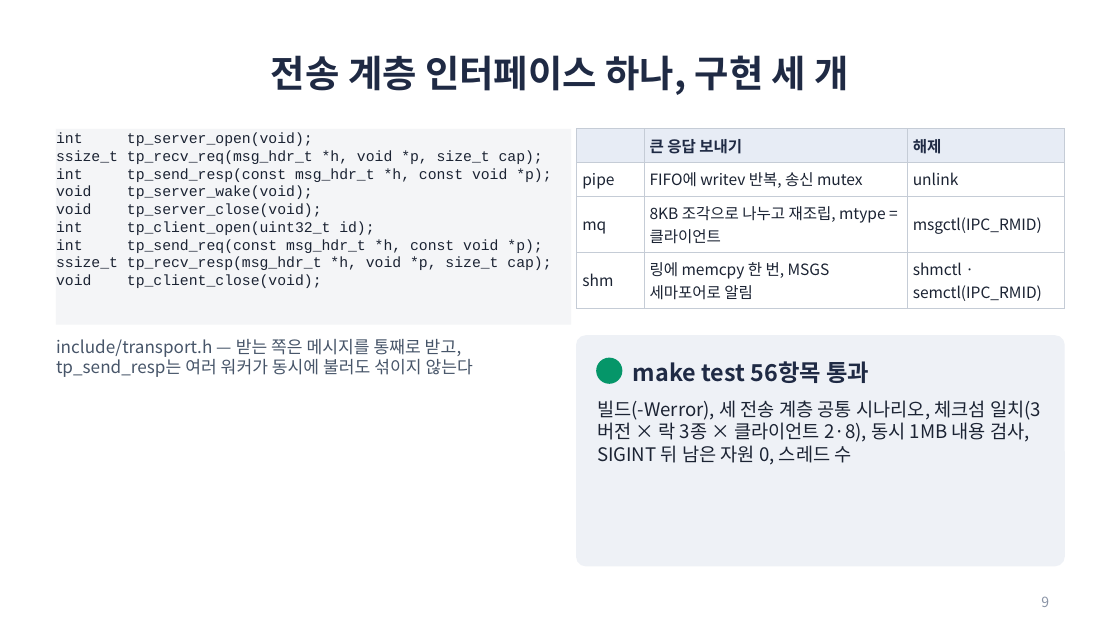
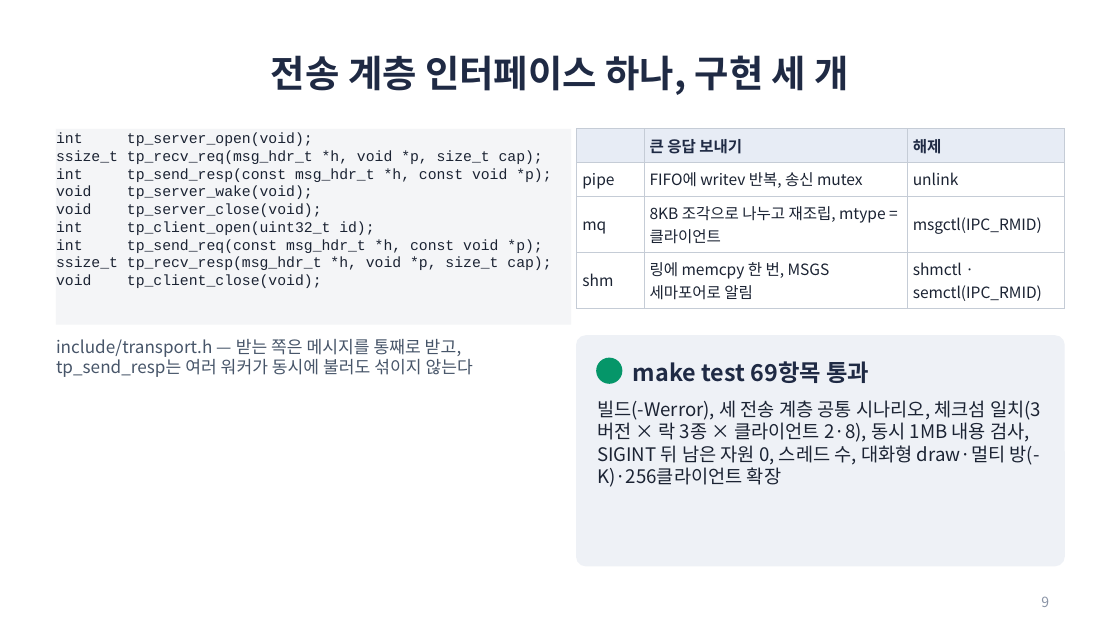
Before and after one commit to unix-ipc-canvas/canvas, a slide deck: slide 9 of docs/submission/presentation.pptx. Drawn at 1120x630 pixels with LibreOffice and Linux fonts; fonts in the diff are those of the drawing. Boxes give left, top, right and bottom in pixels: in the first picture for what was removed or moved away, otherwise in the second. Text is boxed around its words. In the diff, an @@ line names an element or a change of style, - is before the commit and + after.

Commit message:
docs: 요구사항·설계·제출 보고서 및 발표자료 최종 정비
- MAX_CLIENTS=256, HELLO 방 검증·바인딩, N-6 확정 내용을 명세·README·readme.txt에 반영
- 최종보고서 1단계 표(1KB 행·msg/s), 2단계 표 6-2(MB/s·nivcsw·VmRSS), X11·Wayland 출처, 9.2절 AI 대화 기록 수록
- 발표자료(presentation.pptx)와 대본(script.md)의 검증 항목 수·결함 건수 동기화

```diff
--- a/docs/submission/presentation.pptx
+++ b/docs/submission/presentation.pptx
@@ text at (x1=633, y1=361, x2=869, y2=383): text changed @@
-make test 56항목 통과
+make test 69항목 통과
@@ text at (x1=597, y1=400, x2=1041, y2=487): text changed @@
-빌드(-Werror), 세 전송 계층 공통 시나리오, 체크섬 일치(3버전 × 락 3종 × 클라이언트 2·8), 동시 1MB 내용 검사, SIGINT 뒤 남은 자원 0, 스레드 수
+빌드(-Werror), 세 전송 계층 공통 시나리오, 체크섬 일치(3버전 × 락 3종 × 클라이언트 2·8), 동시 1MB 내용 검사, SIGINT 뒤 남은 자원 0, 스레드 수, 대화형 draw·멀티 방(-K)·256클라이언트 확장
```
Also in this commit, not shown: 3 other slides changed, 11 other files.
